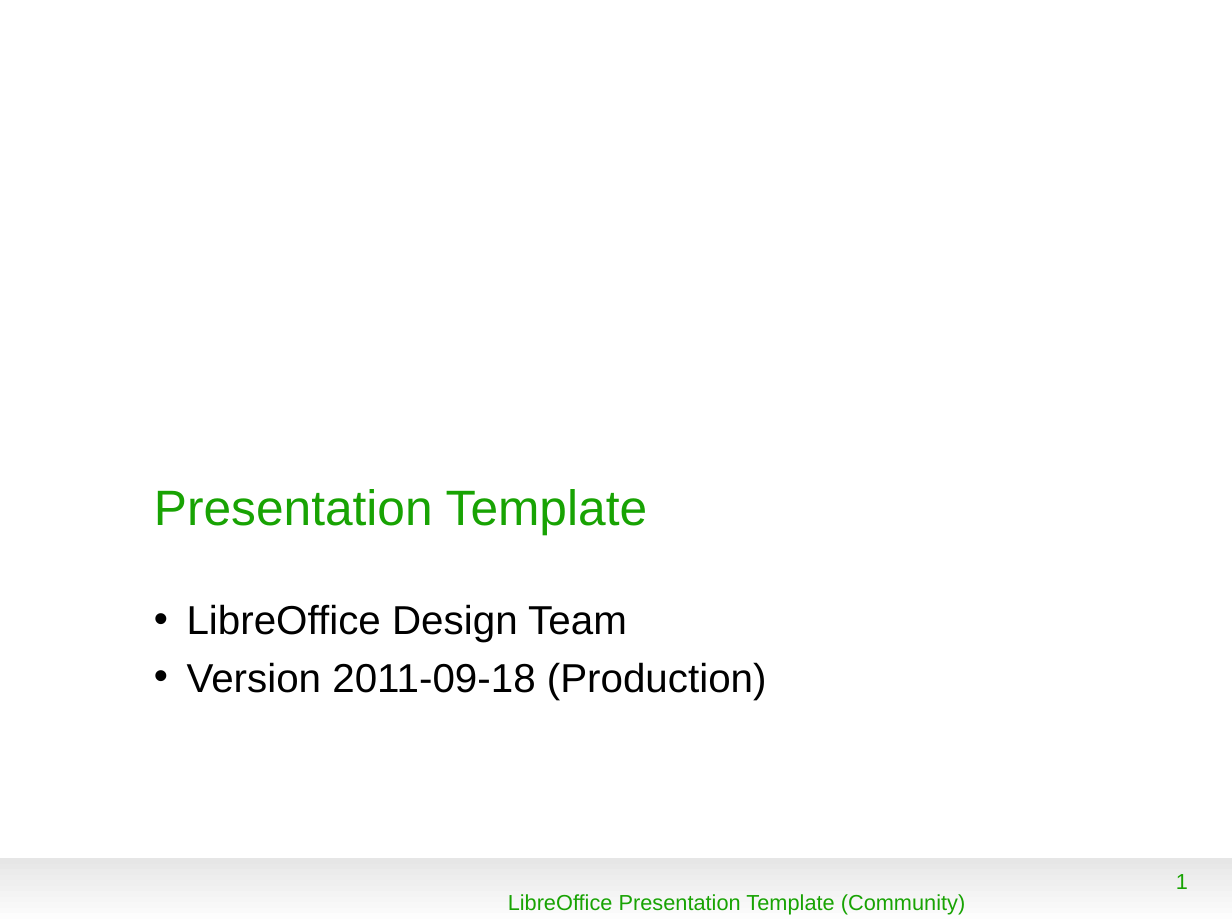
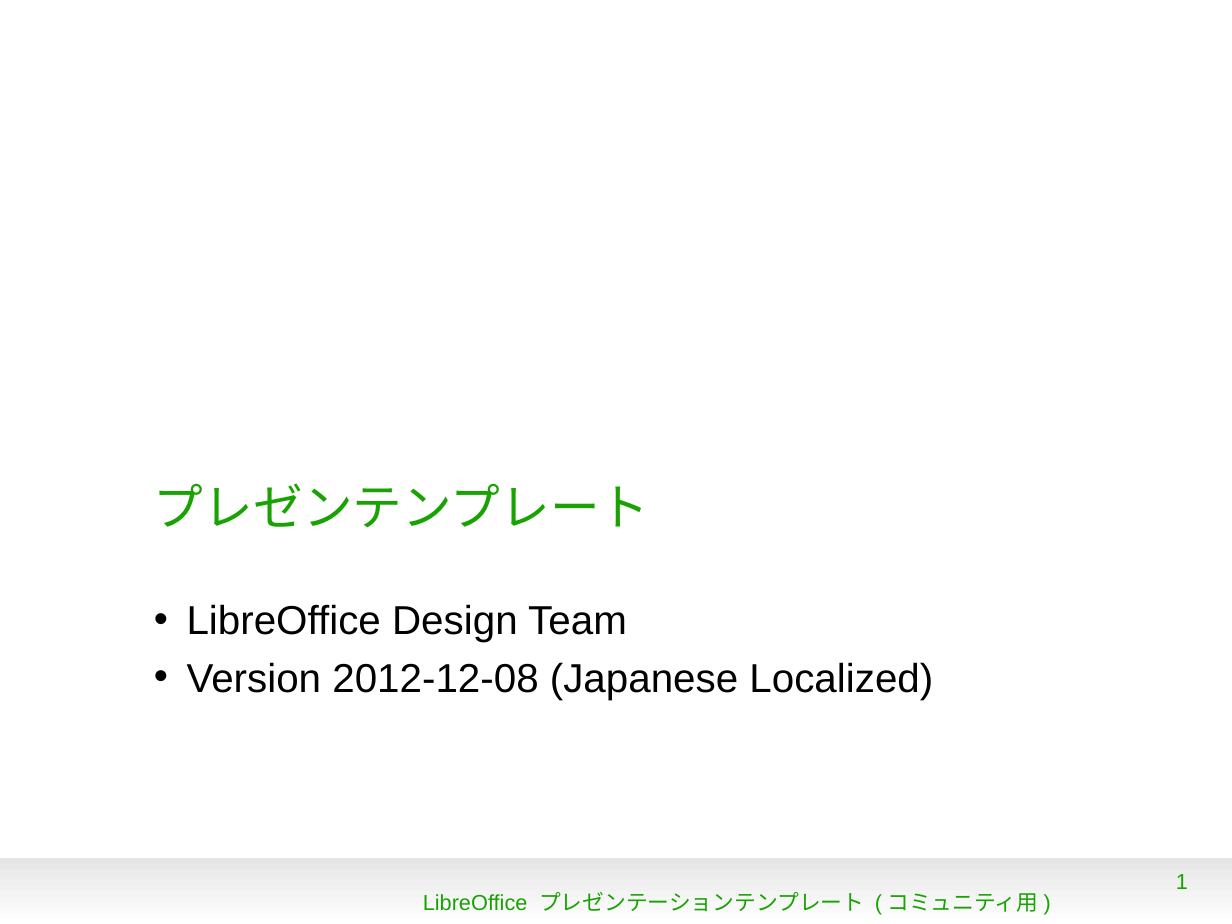
Before and after one commit to naruoga/KantoLibreOffice, a slide deck: slide 1 of LibreOffice_PresentationTemplate_ja.odp. Drawn at 1232x924 pixels with LibreOffice and Linux fonts; fonts in the diff are those of the drawing; background and template pictures are left out. Boxes give left, top, right and bottom in pixels: in the first picture for what was removed or moved away, otherwise in the second. Text is boxed around its words. In the diff, an @@ line names an element or a change of style, - is before the commit and + after.

Commit message:
LibreOffice_PresentationTemplate_ja.odp - translate sample texts, change lang setting

```diff
--- a/LibreOffice_PresentationTemplate_ja.odp
+++ b/LibreOffice_PresentationTemplate_ja.odp
@@ title at (x1=154, y1=483, x2=649, y2=528): text changed @@
-Presentation Template
+プレゼンテンプレート
@@ text at (x1=187, y1=662, x2=933, y2=700): text changed @@
-• Version 2011-09-18 (Production)
+• Version 2012-12-08 (Japanese Localized)
@@ text at (x1=423, y1=892, x2=1038, y2=912): text changed @@
-LibreOffice Presentation Template (Community)
+LibreOffice プレゼンテーションテンプレート (コミュニティ用)
```
Also in this commit, not shown: 4 slides added, 4 slides removed.
